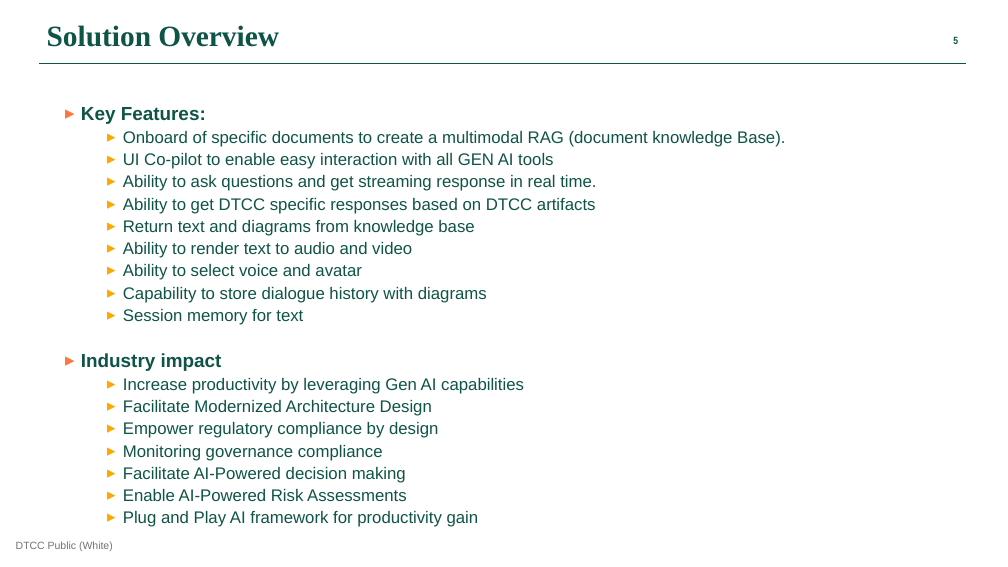
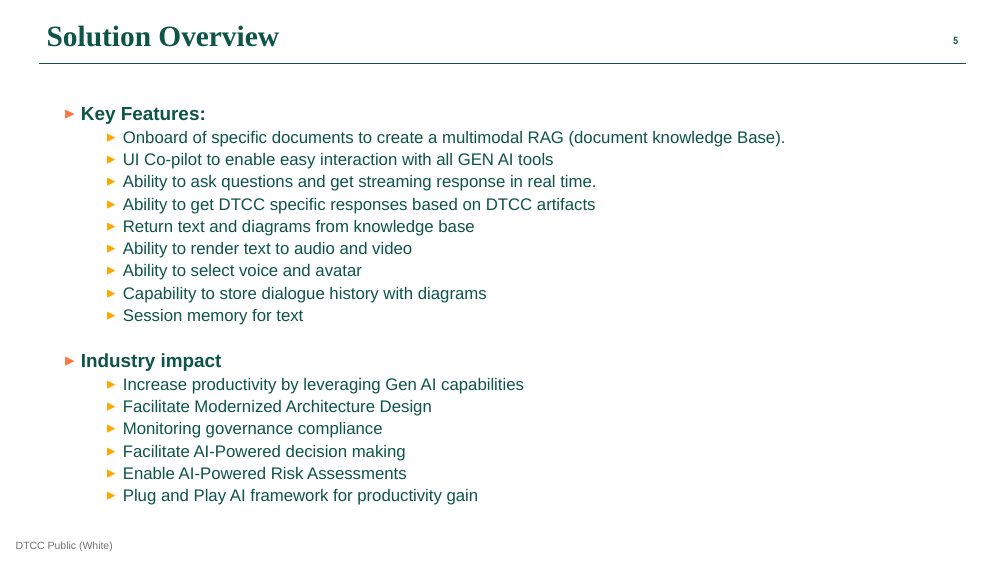
Before and after one commit to finos-labs/dtcch-2025-archie, a slide deck: slide 5 of hackathon_documentation/DTCC-Hackathon-2025-presentation-Archie.pptx. Drawn at 1008x567 pixels with LibreOffice and Linux fonts; fonts in the diff are those of the drawing. Boxes give left, top, right and bottom in pixels: in the first picture for what was removed or moved away, otherwise in the second. Text is boxed around its words. In the diff, an @@ line names an element or a change of style, - is before the commit and + after.

```diff
--- a/hackathon_documentation/DTCC-Hackathon-2025-presentation-Archie.pptx
+++ b/hackathon_documentation/DTCC-Hackathon-2025-presentation-Archie.pptx
@@ text at <box>123,422,438,438</box>: paragraph removed @@
-  ▸ Empower regulatory compliance by design
```
Also in this commit, not shown: 1 other slide changed.
